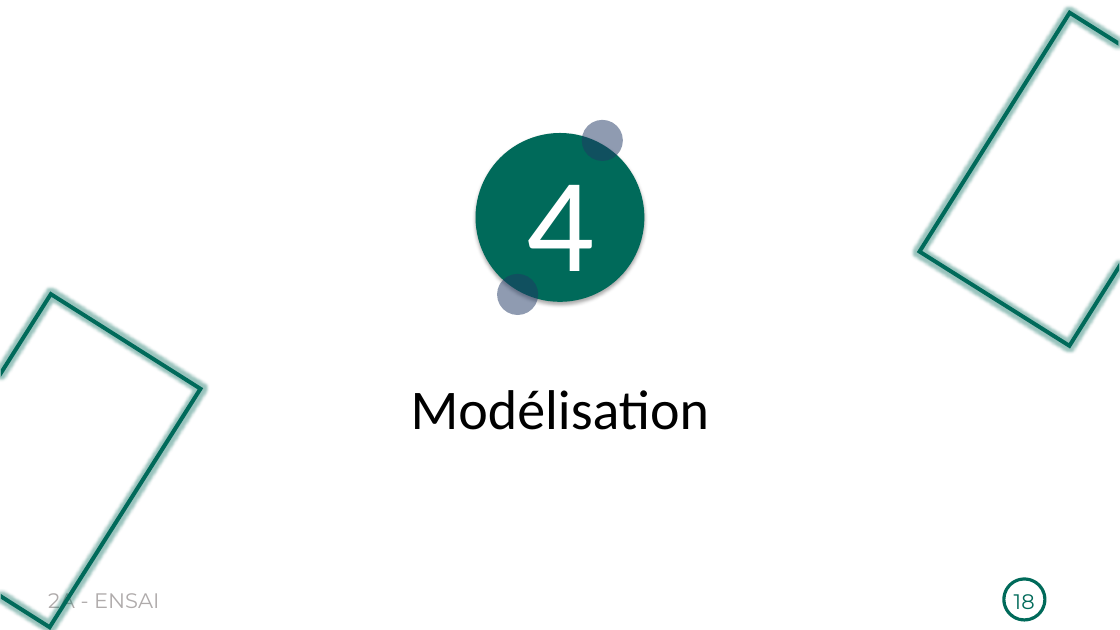
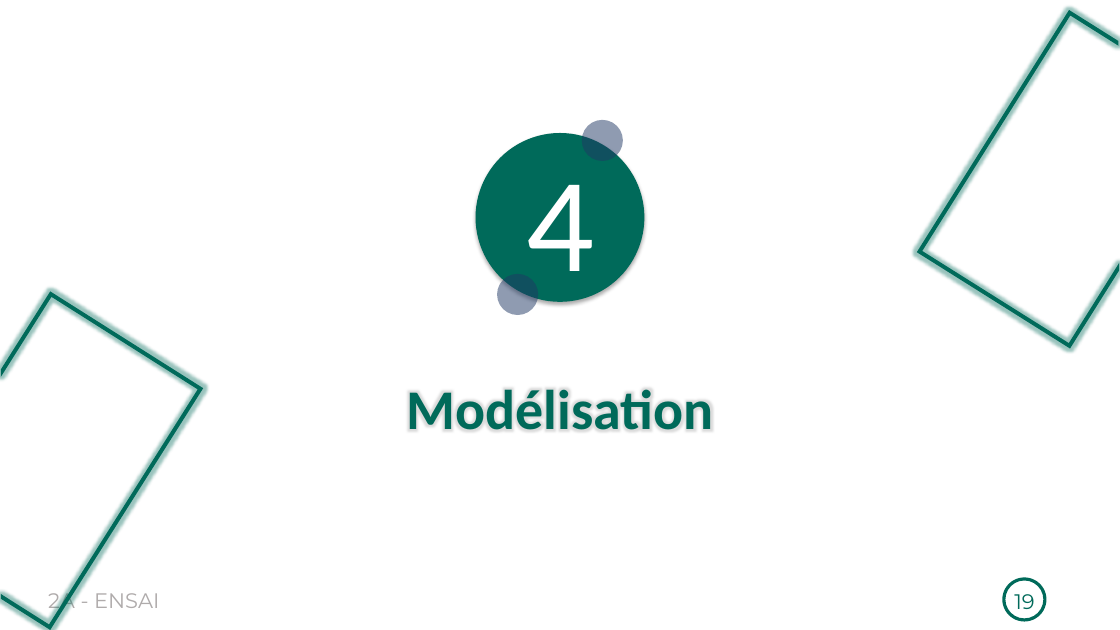
Before and after one commit to Richard-GOZAN/Projet-Stat-2A-Ensai, a slide deck: slide 19 of Présentation/Soutenance_Groupe25.pptx (slide 18 before the commit). Drawn at 1120x630 pixels with LibreOffice and Linux fonts; fonts in the diff are those of the drawing. Boxes give left, top, right and bottom in pixels: in the first picture for what was removed or moved away, otherwise in the second. Text is boxed around its words. In the diff, an @@ line names an element or a change of style, - is before the commit and + after.

```diff
--- a/Présentation/Soutenance_Groupe25.pptx
+++ b/Présentation/Soutenance_Groupe25.pptx
@@ text "Modélisation" at bbox=[406, 389, 713, 430]: text colour #000000 to #006A5A, bold on @@
@@ page number at bbox=[1014, 594, 1034, 609]: text changed @@
-18
+19
```
Also in this commit, not shown: 9 other slides changed, 4 slides added, 3 slides removed, 1 other file.
